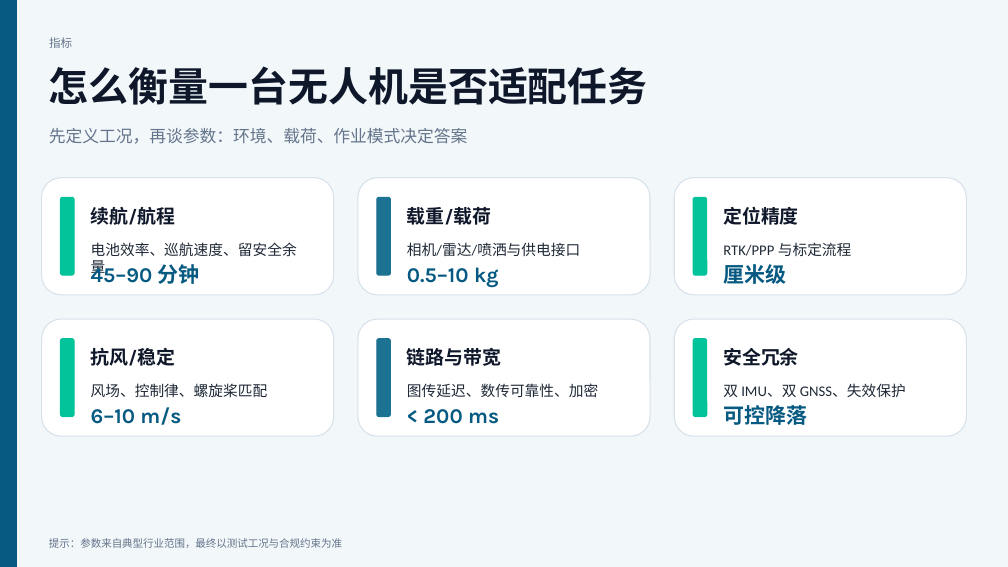
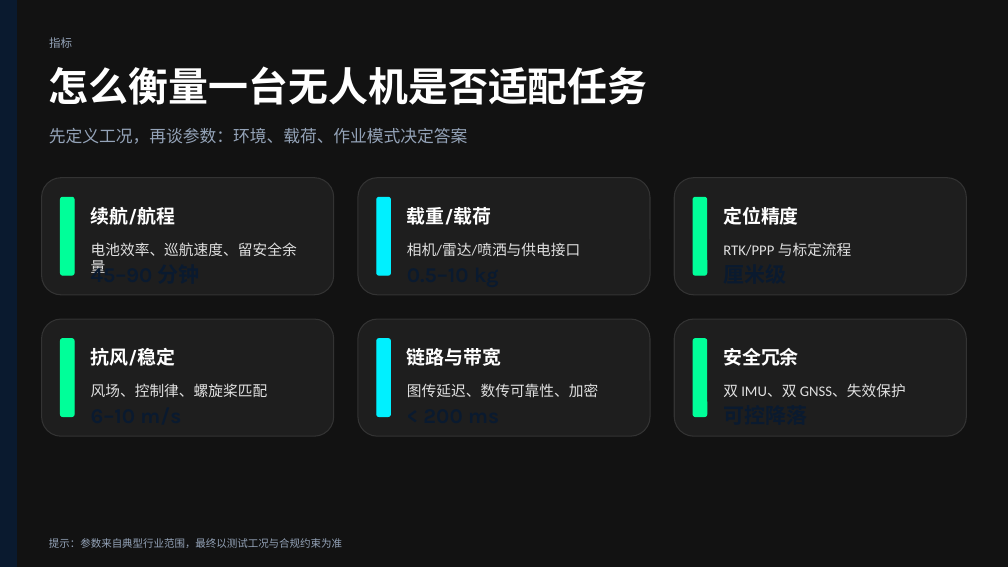
Before and after one commit to MrPluto0/MrPluto0, a slide deck: slide 4 of 无人机_概览.pptx. Drawn at 1008x567 pixels with LibreOffice and Linux fonts; fonts in the diff are those of the drawing. Boxes give left, top, right and bottom in pixels: in the first picture for what was removed or moved away, otherwise in the second. Text is boxed around its words. In the diff, an @@ line names an element or a change of style, - is before the commit and + after.

```diff
--- a/无人机_概览.pptx
+++ b/无人机_概览.pptx
@@ background #F2F7FA to #121212 @@
@@ rectangle at (0, 0, 17, 567): fill #065A82 to #0A1A2F; outline #065A82 1 pt to #0A1A2F 1 pt @@
@@ rounded rectangle at (377, 197, 390, 275): fill #1C7293 to #00F0FF; outline #1C7293 1 pt to #00F0FF 1 pt @@
@@ text "45–90 分钟" at (91, 263, 153, 273): text colour #065A82 to #0A1A2F @@
@@ text removed at (407, 267, 499, 288) @@
-0.5–10 kg
@@ text removed at (723, 264, 786, 284) @@
-厘米级
@@ fill #FFFFFF to #1E1E1E; outline #D6E1EA 1 pt to #333333 1 pt in 6 elements at (42, 178, 333, 295), (358, 178, 650, 295), (675, 178, 966, 295), (42, 319, 333, 436), (358, 319, 650, 436), (675, 319, 966, 436) @@
@@ rounded rectangle at (377, 339, 390, 417): fill #1C7293 to #00F0FF; outline #1C7293 1 pt to #00F0FF 1 pt @@
@@ fill #02C39A to #00FF99; outline #02C39A 1 pt to #00FF99 1 pt in 4 elements at (60, 197, 74, 275), (693, 197, 707, 275), (60, 339, 74, 417), (693, 339, 707, 417) @@
@@ text colour #0F172A to #FFFFFF in 7 elements at (49, 66, 648, 105), (91, 207, 175, 225), (407, 207, 491, 225), (723, 207, 799, 225), (91, 348, 175, 366), (407, 348, 501, 366), (723, 348, 799, 366) @@
@@ text colour #1F2937 to #E0E0E0 in 6 elements at (91, 242, 297, 273), (407, 242, 580, 256), (723, 242, 852, 256), (91, 383, 268, 397), (407, 383, 598, 397), (723, 383, 906, 397) @@
@@ text removed at (91, 407, 181, 425) @@
-6–10 m/s
@@ text removed at (423, 409, 499, 424) @@
-< 200 ms
@@ text removed at (723, 405, 807, 425) @@
-可控降落
@@ text colour #64748B to #94A3B8 in 3 elements at (49, 37, 72, 48), (49, 128, 467, 144), (49, 538, 342, 548) @@
```
Also in this commit, not shown: 9 other slides changed, 1 slide added, 3 other files.
